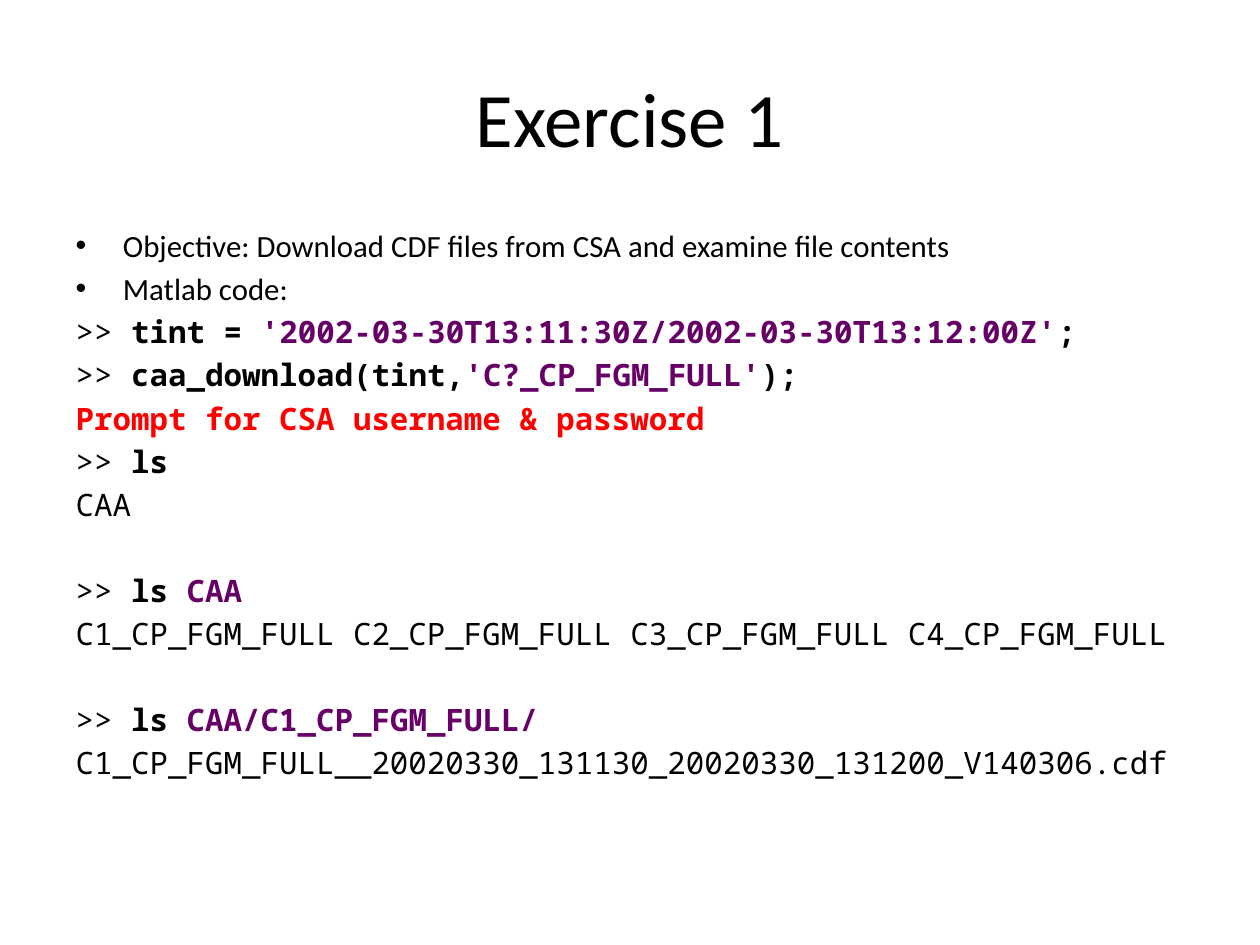
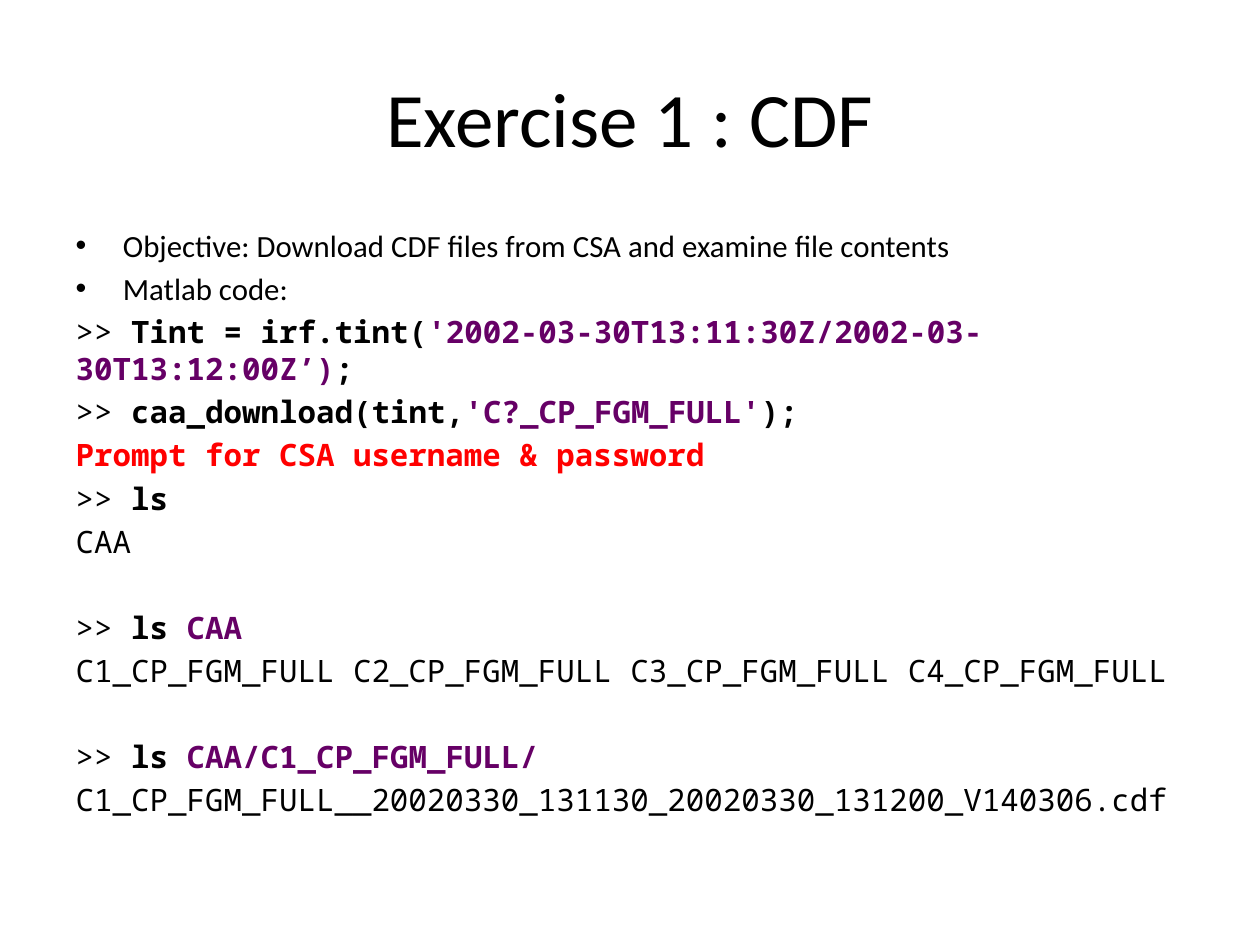
Before and after one commit to irfu/Nordita_Magnetic_Reconnection_School_2015, a slide deck: slide 5 of Lectures/Lecture_1.pptx. Drawn at 1260x945 pixels with LibreOffice and Linux fonts; fonts in the diff are those of the drawing. Boxes give left, top, right and bottom in pixels: in the first picture for what was removed or moved away, otherwise in the second. Text is boxed around its words. In the diff, an @@ line names an element or a change of style, - is before the commit and + after.

```diff
--- a/Lectures/Lecture_1.pptx
+++ b/Lectures/Lecture_1.pptx
@@ title at <box>386,94,873,148</box>: text changed @@
-Exercise 1
+Exercise 1 : CDF
@@ text at <box>76,319,983,385</box>: text changed @@
->> tint = '2002-03-30T13:11:30Z/2002-03-30T13:12:00Z';
+>> Tint = irf.tint('2002-03-30T13:11:30Z/2002-03-30T13:12:00Z’);
```
Also in this commit, not shown: 6 other slides changed, 1 slide removed, 1 other file.
